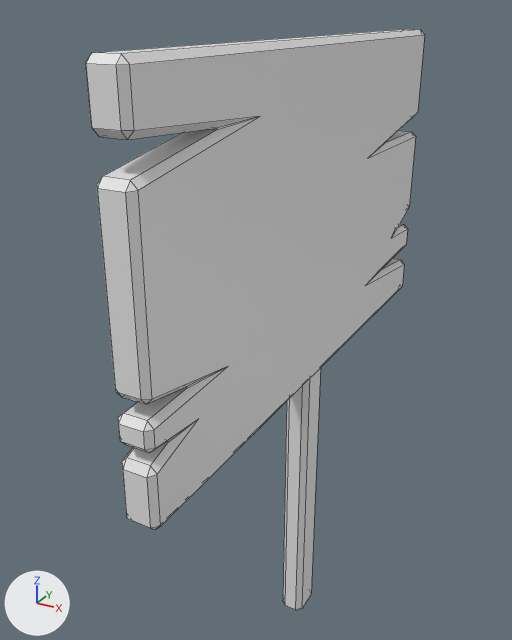
The Blender file source/Assets/Buildings/sign.blend: old version first, new version second.
Camera for both pictures: a camera (50 mm lens) standing at (0.97, -2.14, 0.66) and looking at (-0.19, -0.02, -0.4). The lights are fixed; the arrows at lower left show +X, +Y and +Z. Mesh edges are drawn as thin lines.
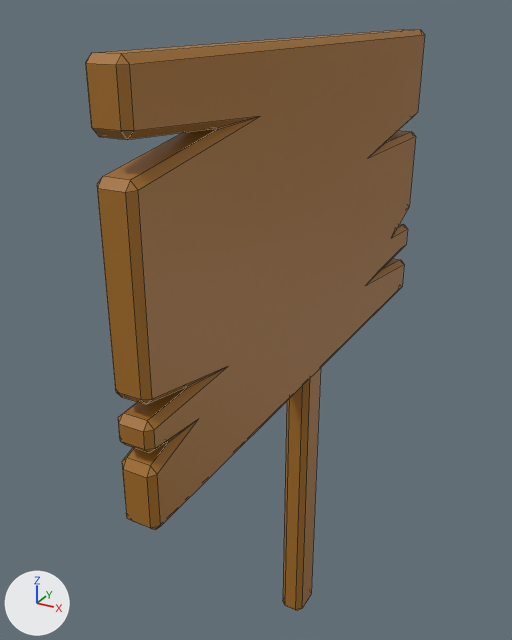
Where the change shows, as pixel boxes (x1, y1, x2, y2) in the pictures (512 x 640 px):
```json
{"object": "Cube", "change": "recoloured", "before": [86, 29, 425, 529], "after": [86, 29, 425, 529], "on screen": "grey to brown"}
{"object": "Cube.001", "change": "recoloured", "before": [283, 368, 321, 610], "after": [283, 368, 321, 610], "on screen": "grey to brown"}
```

Edits to the scene script, one JSON object a line:
```json
{"op": "add", "block": "mat_material_001", "code": ["mat_material_001 = principled_material('Material.001')", "mat_material_001.base_color = (0.366, 0.152, 0.0154)  # brown #a36d21"]}
{"block": "me_cube_001", "where": "me_cube_001.from_pydata(...)  # 44 vertices, 24 faces; spans x -0.06..0.06, y -1.0..1.0, z -0.58..0.58"}
{"op": "add", "block": "me_cube_001", "code": "me_cube_001.materials.append(mat_material_001)  # brown #a36d21"}
{"block": "me_cube_002", "where": "me_cube_002.from_pydata(...)  # 8 vertices, 6 faces; spans x -0.05..0.05, y -0.07..0.07, z -0.77..0.77"}
{"op": "add", "block": "me_cube_002", "code": "me_cube_002.materials.append(mat_material_001)  # brown #a36d21"}
```
